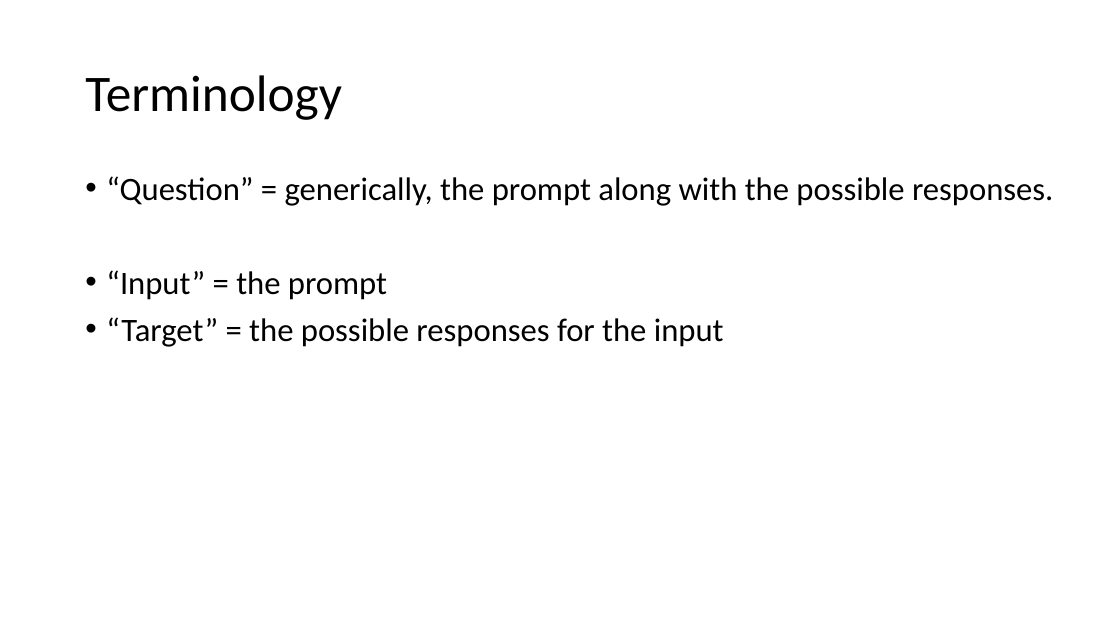
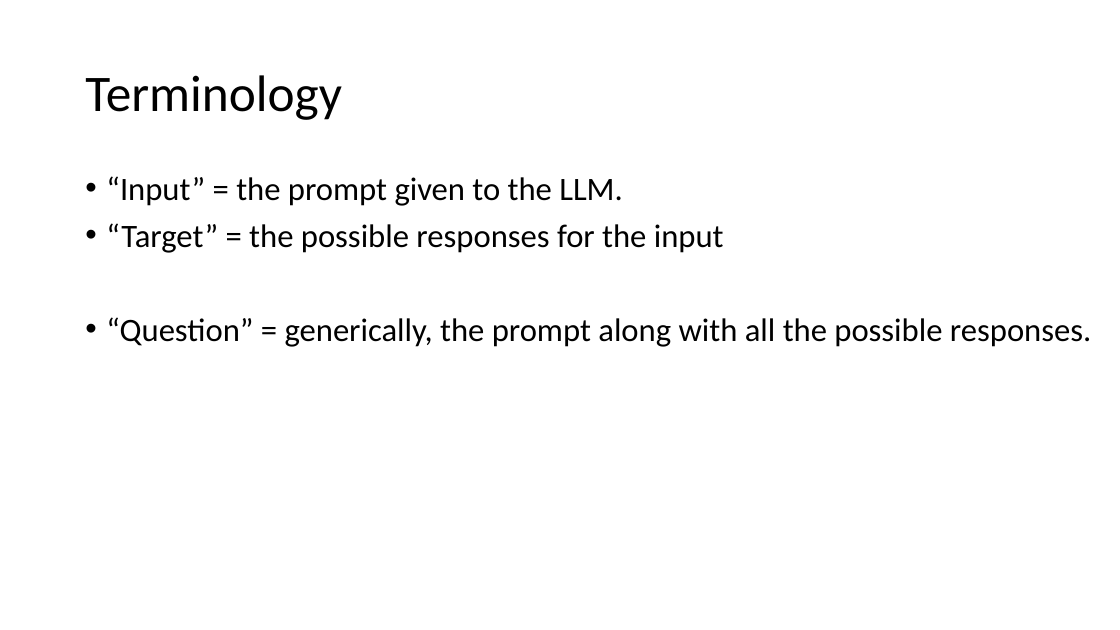
Before and after one commit to nicomp42/CCSCMW2024, a slide deck: slide 13 of CCSC-MW Fall 2024 Conference Tutorial.pptx. Drawn at 1120x630 pixels with LibreOffice and Linux fonts; fonts in the diff are those of the drawing. Boxes give left, top, right and bottom in pixels: in the first picture for what was removed or moved away, otherwise in the second. Text is boxed around its words. In the diff, an @@ line names an element or a change of style, - is before the commit and + after.

```diff
--- a/CCSC-MW Fall 2024 Conference Tutorial.pptx
+++ b/CCSC-MW Fall 2024 Conference Tutorial.pptx
@@ text at box(106, 176, 623, 206): text changed @@
-• “Question” = generically, the prompt along with the possible responses.
-• “Input” = the prompt
+• “Input” = the prompt given to the LLM.
@@ text at box(106, 317, 1091, 347): paragraph added @@
+• “Question” = generically, the prompt along with all the possible responses.
```
Also in this commit, not shown: 4 other slides changed, 1 slide removed, 42 other files.
